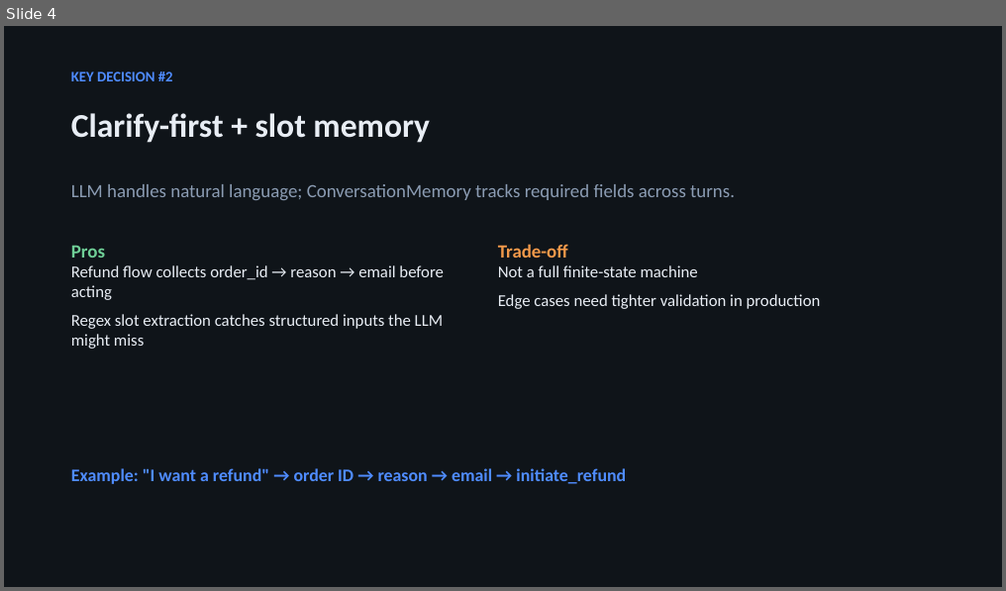
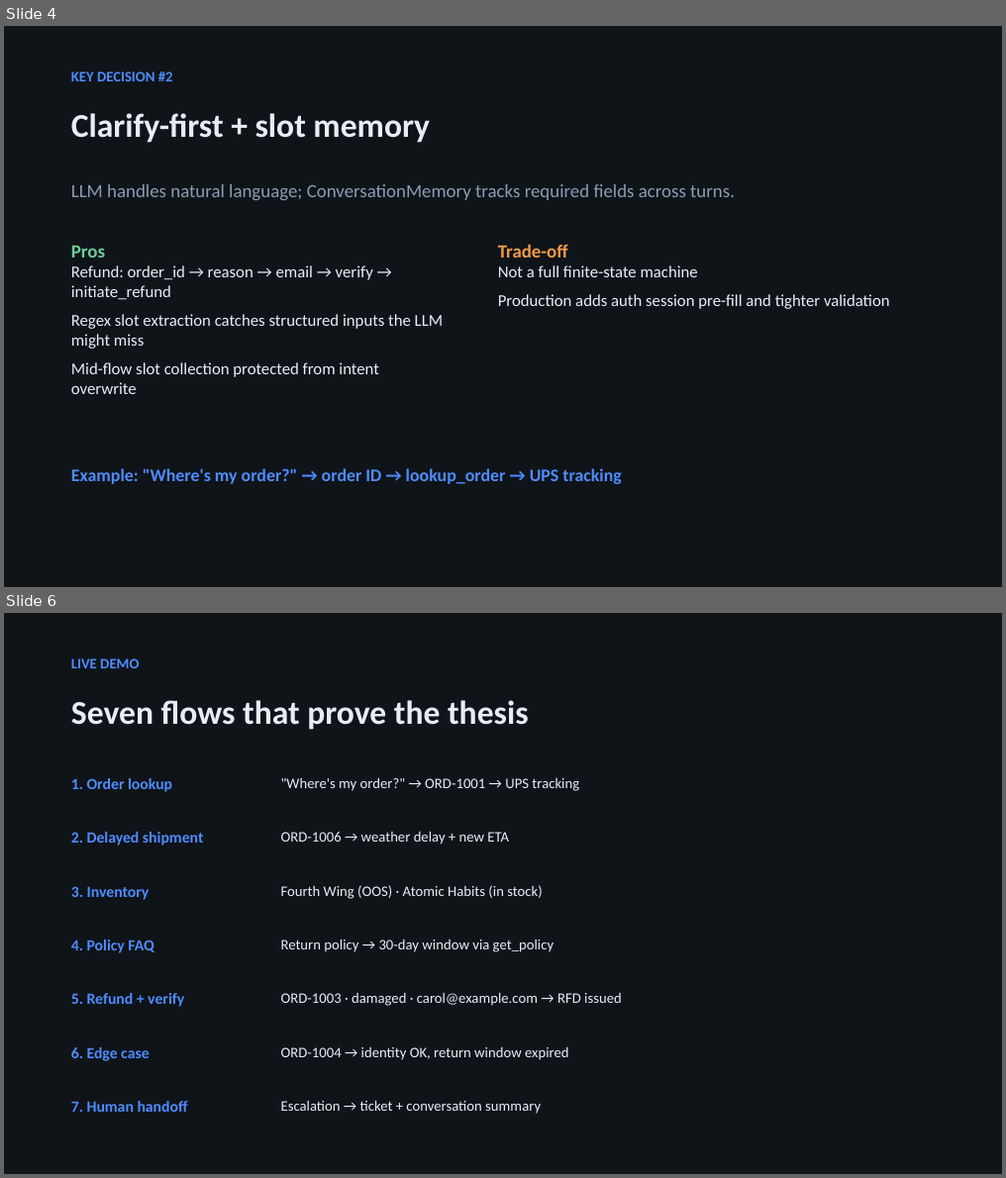
Before and after one commit to andrewwchild/booklydemo, a slide deck: Bookly_CS_Agent_Pitch.pptx. Shown one above the other, each under a label of ours: slide 4 before the commit, slides 4 and 6 after it; the slides between them are not shown. The pictures are 1006x591 and 1006x1178 pixels, drawn with LibreOffice and Linux fonts; fonts in the diff are those of the drawing. Boxes give left, top, right and bottom in pixels: in the first picture for what was removed or moved away, otherwise in the second. Text is boxed around its words. In the diff, an @@ line names an element or a change of style, - is before the commit and + after.

```diff
--- a/Bookly_CS_Agent_Pitch.pptx
+++ b/Bookly_CS_Agent_Pitch.pptx
@@ slide 6 added at bbox=[4, 613, 1002, 1174], background #0F1419 @@
@@ text added at bbox=[71, 659, 139, 668], 14 pt, text #4F8CFF, bold @@
+LIVE DEMO
@@ text added at bbox=[71, 700, 529, 730], 32 pt, text #E8EDF4, bold @@
+Seven flows that prove the thesis
@@ text added at bbox=[71, 778, 172, 792], 15 pt, text #4F8CFF, bold @@
+1. Order lookup
@@ text added at bbox=[281, 777, 579, 791], 14 pt, text #E8EDF4 @@
+"Where's my order?" → ORD-1001 → UPS tracking
@@ text added at bbox=[71, 832, 203, 846], 15 pt, text #4F8CFF, bold @@
+2. Delayed shipment
@@ text added at bbox=[281, 831, 509, 845], 14 pt, text #E8EDF4 @@
+ORD-1006 → weather delay + new ETA
@@ text added at bbox=[71, 886, 150, 900], 15 pt, text #4F8CFF, bold @@
+3. Inventory
@@ text added at bbox=[281, 885, 543, 899], 14 pt, text #E8EDF4 @@
+Fourth Wing (OOS) · Atomic Habits (in stock)
@@ text added at bbox=[281, 939, 553, 953], 14 pt, text #E8EDF4 @@
+Return policy → 30-day window via get_policy
@@ text added at bbox=[71, 940, 153, 954], 15 pt, text #4F8CFF, bold @@
+4. Policy FAQ
@@ text added at bbox=[71, 993, 184, 1007], 15 pt, text #4F8CFF, bold @@
+5. Refund + verify
@@ text added at bbox=[281, 992, 622, 1006], 14 pt, text #E8EDF4 @@
+ORD-1003 · damaged · carol@example.com → RFD issued
@@ text added at bbox=[71, 1048, 149, 1061], 15 pt, text #4F8CFF, bold @@
+6. Edge case
@@ text added at bbox=[281, 1048, 569, 1060], 14 pt, text #E8EDF4 @@
+ORD-1004 → identity OK, return window expired
@@ text added at bbox=[71, 1101, 188, 1112], 15 pt, text #4F8CFF, bold @@
+7. Human handoff
@@ text added at bbox=[281, 1100, 541, 1114], 14 pt, text #E8EDF4 @@
+Escalation → ticket + conversation summary
@@ slide 4 changed as well @@
@@ text at bbox=[71, 266, 373, 300]: text changed @@
-Refund flow collects order_id → reason → email before acting
+Refund: order_id → reason → email → verify → initiate_refund
@@ text at bbox=[498, 294, 890, 309]: text changed @@
-Edge cases need tighter validation in production
+Production adds auth session pre-fill and tighter validation
@@ text at bbox=[71, 363, 379, 394]: paragraph added @@
+Mid-flow slot collection protected from intent overwrite
@@ text at bbox=[71, 469, 621, 484]: text changed @@
-Example: "I want a refund" → order ID → reason → email → initiate_refund
+Example: "Where's my order?" → order ID → lookup_order → UPS tracking
```
Also in this commit, not shown: 4 other slides changed, 2 other slides added, 6 other files.
